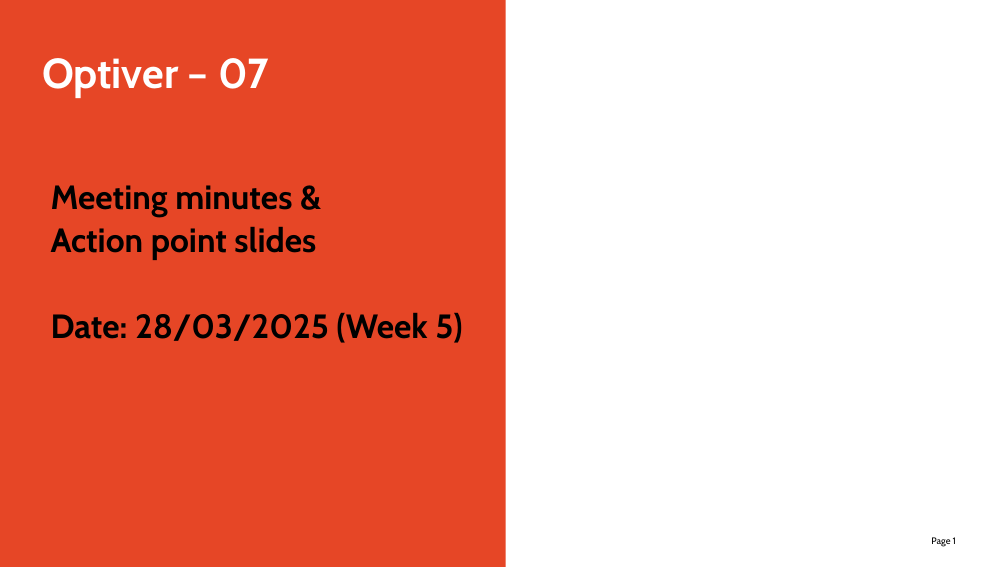
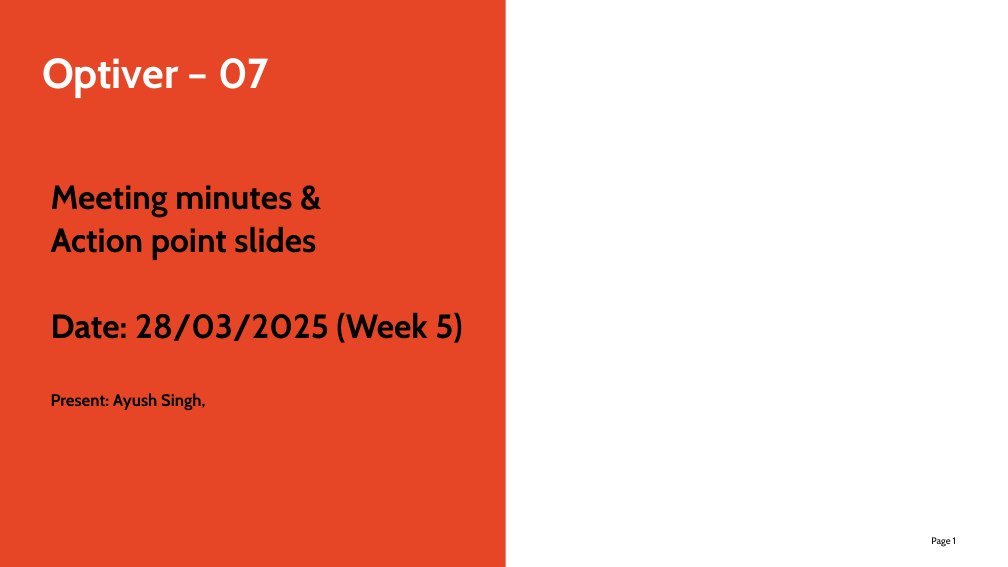
Before and after one commit to Ayush-Singh-31/Optiver-07, a slide deck: slide 1 of Documents/Week 05/Meeting Minutes/Template.pptx. Drawn at 1008x567 pixels with LibreOffice and Linux fonts; fonts in the diff are those of the drawing; background and template pictures are left out. Boxes give left, top, right and bottom in pixels: in the first picture for what was removed or moved away, otherwise in the second. Text is boxed around its words. In the diff, an @@ line names an element or a change of style, - is before the commit and + after.

```diff
--- a/Documents/Week 05/Meeting Minutes/Template.pptx
+++ b/Documents/Week 05/Meeting Minutes/Template.pptx
@@ text at bbox=[51, 393, 205, 410]: paragraph added @@
+Present: Ayush Singh,
```
Also in this commit, not shown: 5 other slides changed, 1 slide added, 1 slide removed, 2 other files.
